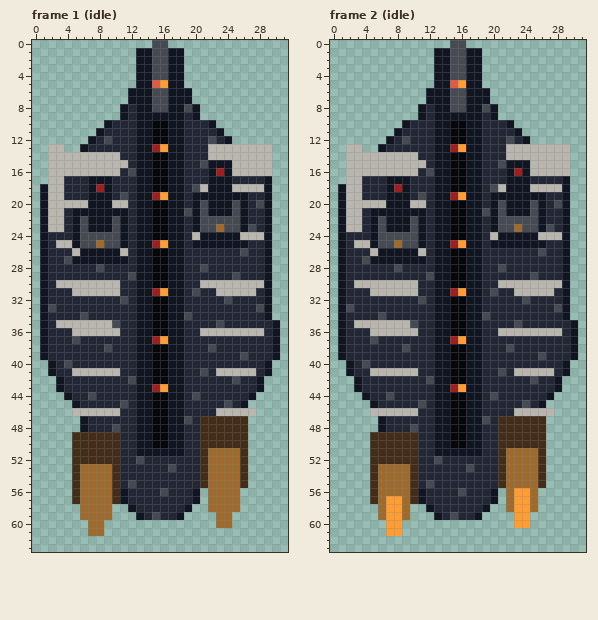
Edited in one commit: pixel-art file (assets/sources/enemies/grave_carrier_32x64.ase). The picture above is the old version.
32x64 pixels, 11 frames. Shown: frame 1 (idle), frame 2 (idle). The commit also changed other frames, which this record leaves out.
And afterwards:
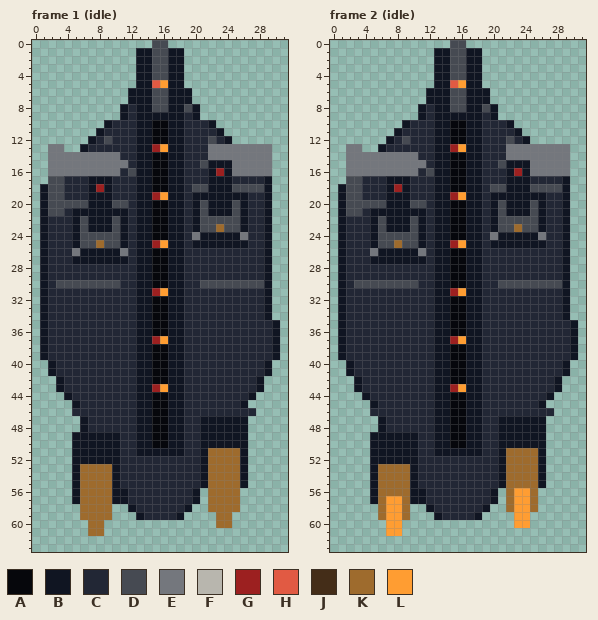
Palette (. is transparent): A #06070c  B #101522  C #222735  D #464a52  E #74777d  F #b8b6ae  G #9c2020  H #e15a43  J #442d18  K #9e6b2d  L #ff9d32
From old to new:
Changed rows in their new state; - is an unchanged pixel.
Frame 1 (idle):
first column x 2:
13 EE------------------EEEEEEEE
14 EEEEEEEEE-----------EEEEEEEE
15 EEEEEEEEEE-------------EEEEE
16 EEEEEEEEE--------------EEEEE
17 DD--------------------------
18 DD-----------------D---DDDD-
19 DD-------C------------------
20 DDDDD---DD----------------C-
21 DD---------------C----------
22 CC--------------------------
23 CC-----------------------C--
24 ------------------E-----ECC-
25 -CC-------------------------
26 ---E-----E--------------C---
27 --C-------------------------
28 ------C------------C--------
29 ----------C------------C----
30 -DDDDDDDD----------DDDDDDDD-
31 ---CCCCCC---------C--CCCCC--
32 ---------C------------C-----
33 C-------------------------C-
34 ----C------------C----------
35 -CCCCCCCC------------C------
36 ---CCCCCC----------CCCCCCCC-
37 ---C------------------------
38 -------C------------C-------
39 ------------------------C---
40 --C-------------------------
41 ---CCCCCC----------C-CCCCC--
42 ----------C------------C----
44 -----C------------C---------
45 ---------C------------C-----
46 ---CCCCCC------------CCCCC--
47 -----------------C-BBBBBB---
48 --------C----------BBBBBB---
49 ---BBBBBB----------BBBBBB---
50 ---BBBBBB----------BBBBBB---
51 ---BBBBBB----------B----B---
52 ---BBBBBB--C-------B----B---
53 ---B----B------C---B----B---
54 ---B----B----------B----B---
55 ---B----B-C--------B----B---
56 ---B----B-----C-------------
57 ---B----B-------------------
59 -------------C--------------
Frame 2 (idle): the same change as frame 1 (idle)
